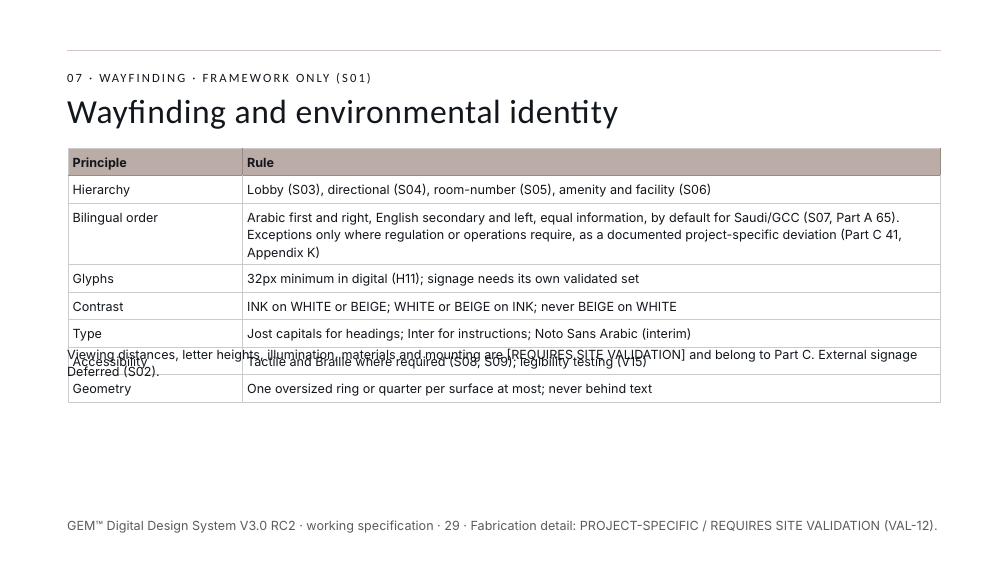
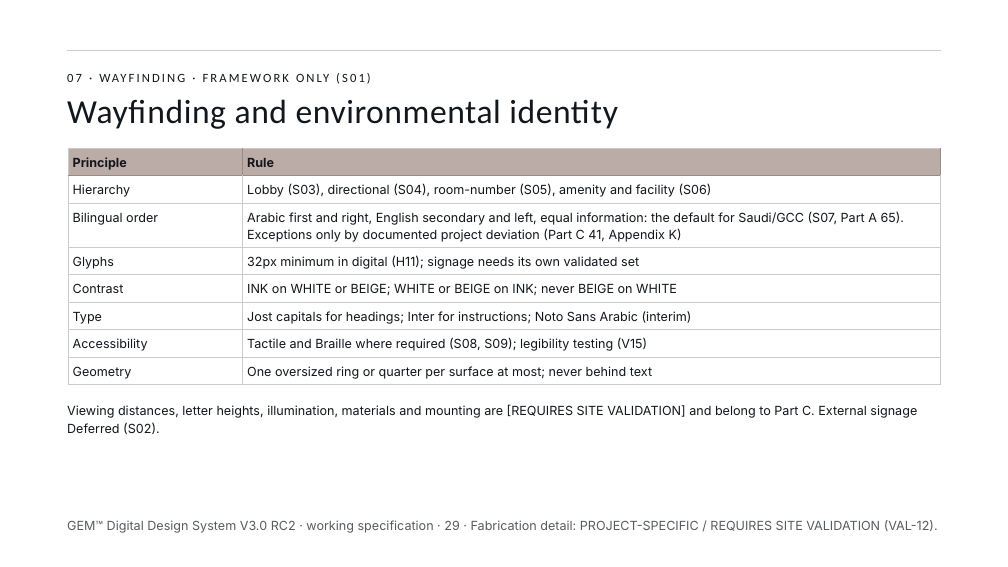
Before and after one commit to mashaelalh/GEM, a slide deck: slide 29 of PartB_RC2/01_source/B-RC2.pptx. Drawn at 1008x567 pixels with LibreOffice and Linux fonts; fonts in the diff are those of the drawing. Boxes give left, top, right and bottom in pixels: in the first picture for what was removed or moved away, otherwise in the second. Text is boxed around its words. In the diff, an @@ line names an element or a change of style, - is before the commit and + after.

```diff
--- a/PartB_RC2/01_source/B-RC2.pptx
+++ b/PartB_RC2/01_source/B-RC2.pptx
@@ table at [68, 148, 941, 391] @@
-row 3, column 2: Arabic first and right, English secondary and left, equal information, by default for Saudi/GCC (S07, Part A 65). Exceptions only where regulation or operations require, as a documented project-specific deviation (Part C 41, Appendix K)
+row 3, column 2: Arabic first and right, English secondary and left, equal information: the default for Saudi/GCC (S07, Part A 65). Exceptions only by documented project deviation (Part C 41, Appendix K)
@@ text "Viewing distances, letter heights, illumination, ...": place and size @@
-text "Viewing distances, letter heights, illumination, ..." at [67, 348, 917, 380]
+text "Viewing distances, letter heights, illumination, ..." at [67, 405, 917, 434]
```
Also in this commit, not shown: 4 other slides changed, 6 other files.
